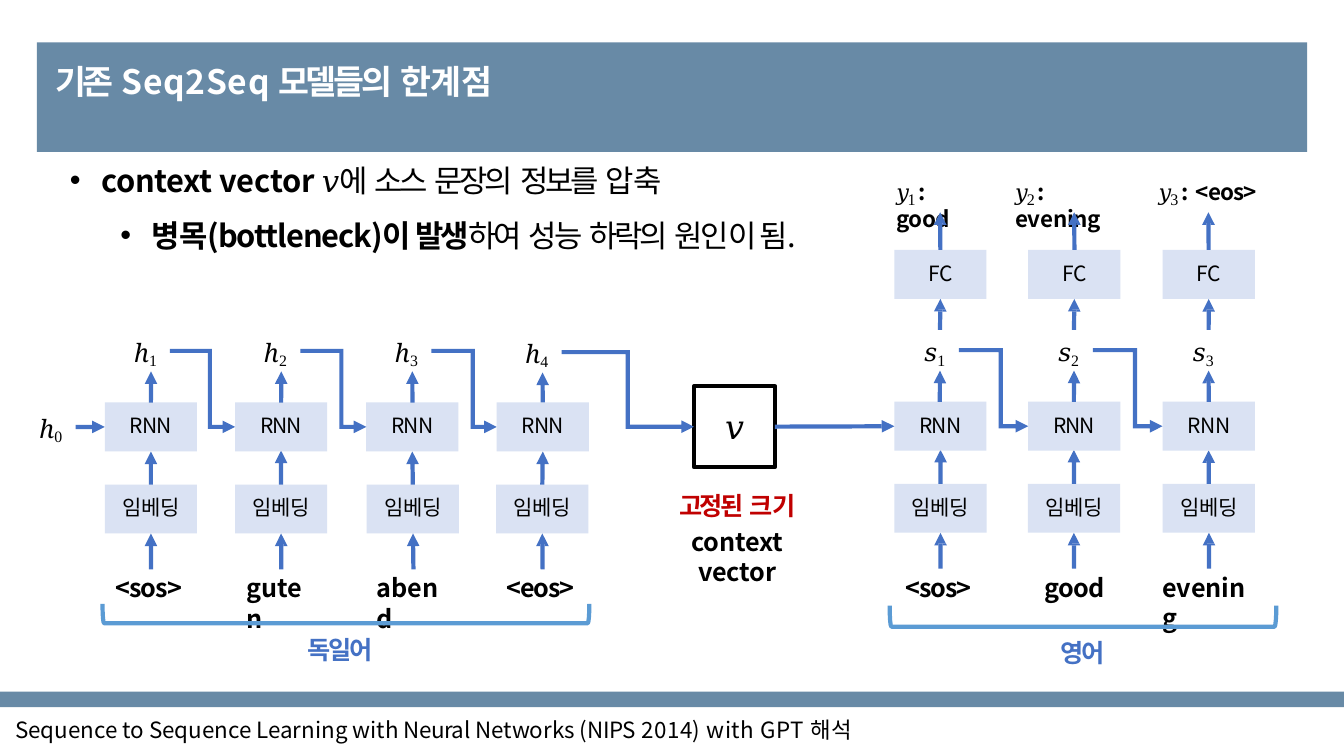
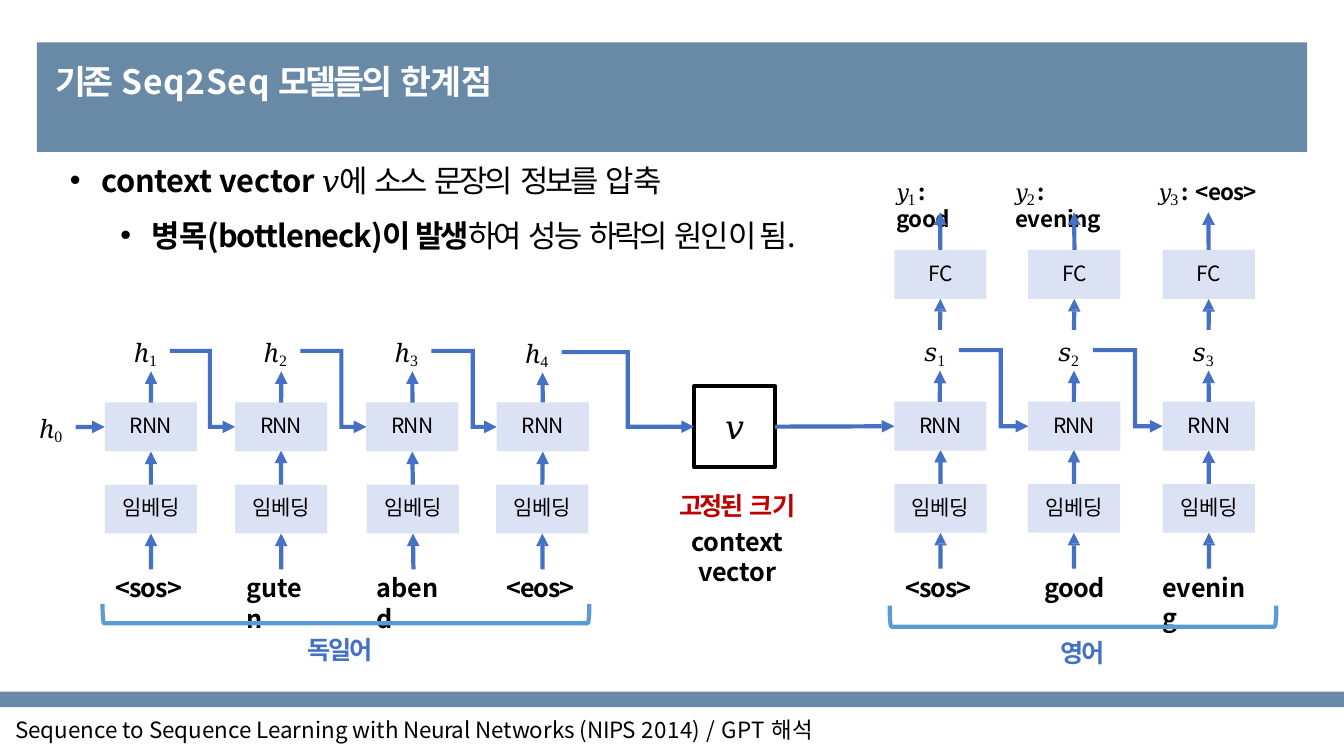
Before and after one commit to Gerutrute/paper_study, a slide deck: slide 4 of 논문 스터디_최희범_Attention is all you need.pptx. Drawn at 1344x756 pixels with LibreOffice and Linux fonts; fonts in the diff are those of the drawing. Boxes give left, top, right and bottom in pixels: in the first picture for what was removed or moved away, otherwise in the second. Text is boxed around its words. In the diff, an @@ line names an element or a change of style, - is before the commit and + after.

```diff
--- a/논문 스터디_최희범_Attention is all you need.pptx
+++ b/논문 스터디_최희범_Attention is all you need.pptx
@@ text at (x1=15, y1=719, x2=813, y2=744): text changed @@
-Sequence to Sequence Learning with Neural Networks (NIPS 2014) with GPT 해석
+Sequence to Sequence Learning with Neural Networks (NIPS 2014) / GPT 해석
```
Also in this commit, not shown: 4 other slides changed, 3 slides added, 2 slides removed.
